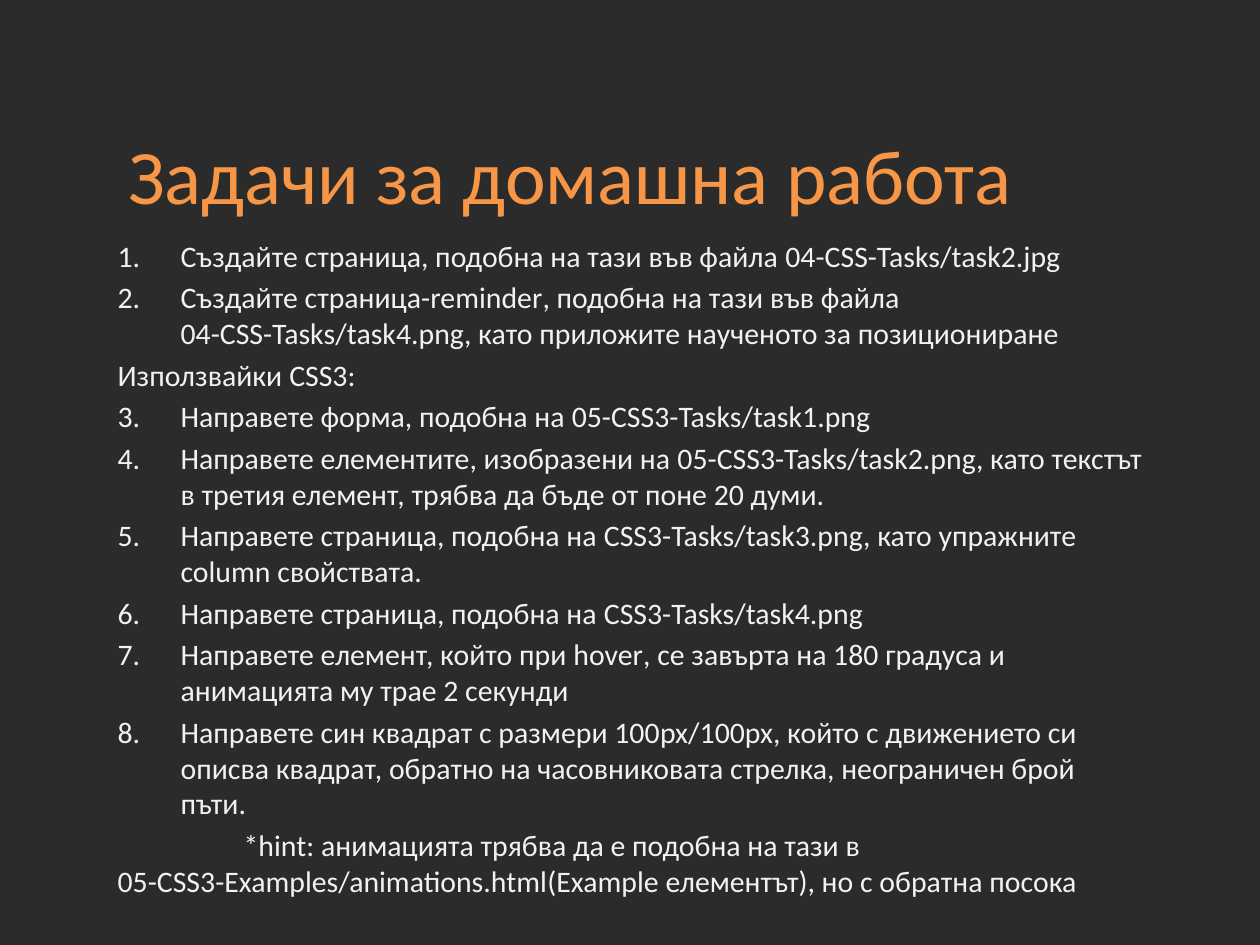
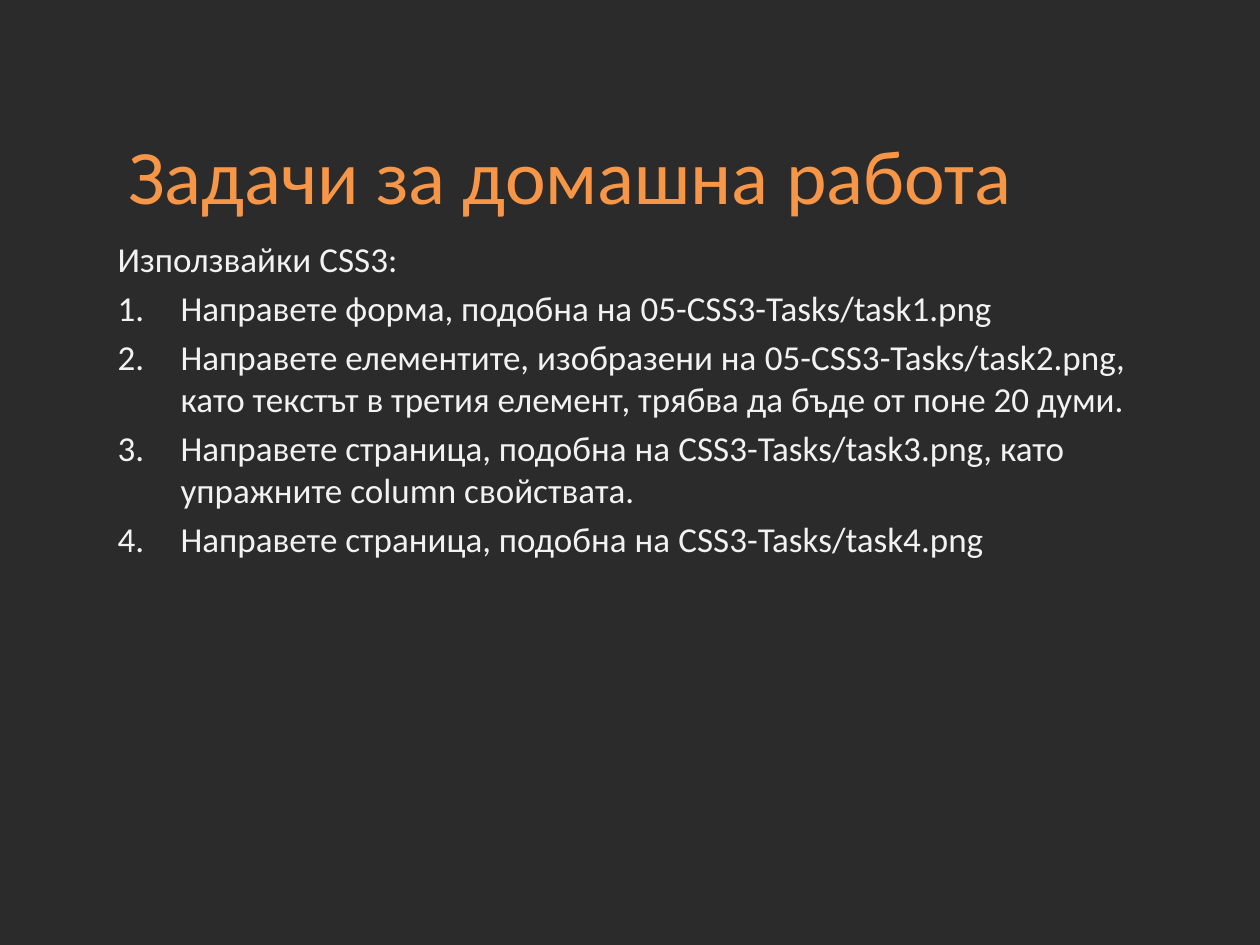
Before and after one commit to Academy-Soft-Intellect/Front-End-Course, a slide deck: slide 22 of 05-CSS3/05-CSS3.pptx (slide 20 before the commit). Drawn at 1260x945 pixels with LibreOffice and Linux fonts; fonts in the diff are those of the drawing; background and template pictures are left out; a plain dark background stands for a picture behind light text. Boxes give left, top, right and bottom in pixels: in the first picture for what was removed or moved away, otherwise in the second. Text is boxed around its words. In the diff, an @@ line names an element or a change of style, - is before the commit and + after.

```diff
--- a/05-CSS3/05-CSS3.pptx
+++ b/05-CSS3/05-CSS3.pptx
@@ text "Използвайки CSS3:" at box(118, 248, 1125, 558): size 17 to 20 pt @@
@@ text at box(181, 246, 1060, 349): paragraphs removed @@
-1. Създайте страница, подобна на тази във файла 04-CSS-Tasks/task2.jpg
-2. Създайте страница-reminder, подобна на тази във файла 04-CSS-Tasks/task4.png, като приложите наученото за позициониране
@@ text at box(118, 644, 1077, 897): paragraphs removed @@
-5. Направете елемент, който при hover, се завърта на 180 градуса и анимацията му трае 2 секунди
-6. Направете син квадрат с размери 100px/100px, който с движението си описва квадрат, обратно на часовниковата стрелка, неограничен брой пъти.
-*hint: анимацията трябва да е подобна на тази в 05-CSS3-Examples/animations.html(Example елементът), но с обратна посока
-Когато сте готови с всички задачи, ги качвате в GitHub и ми пращате линк.
```
Also in this commit, not shown: 5 other slides changed, 2 slides added, 1 other file.
